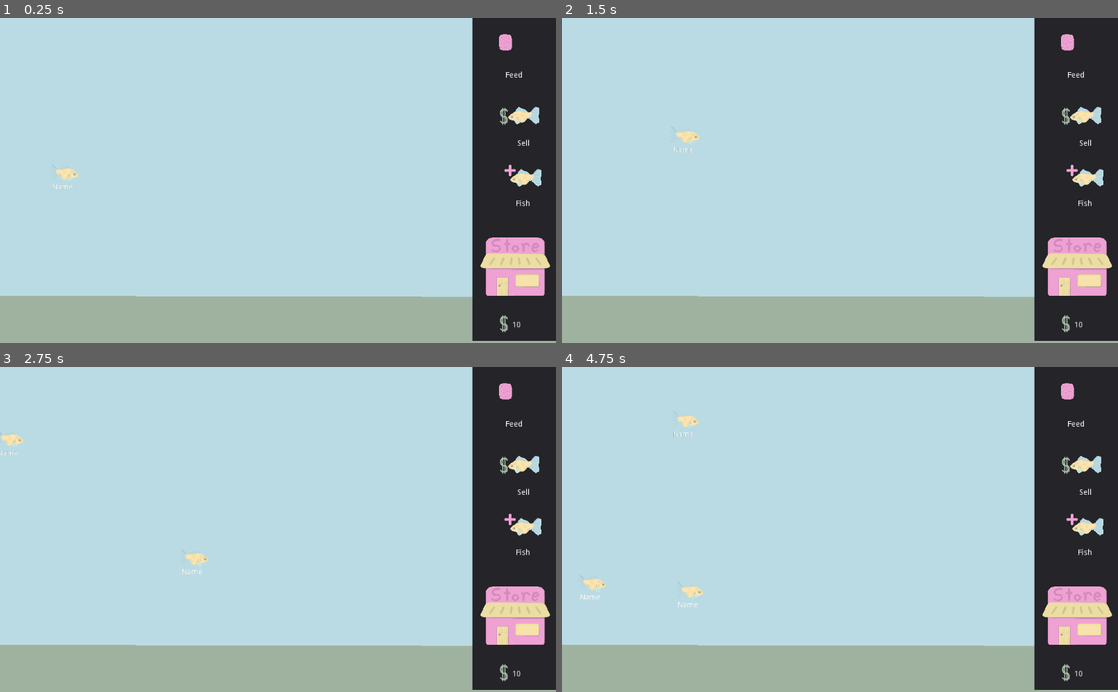
Above: before the commit, frames 1-4 (two rows, left to right).
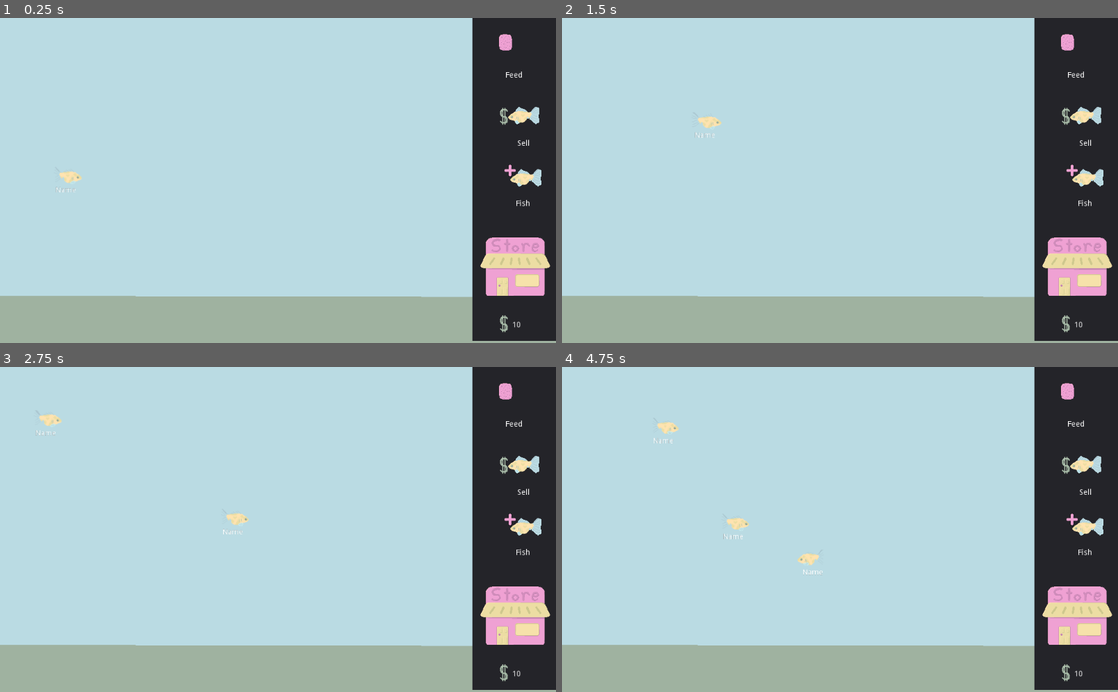
Above: after the commit, the same moments.

Repository: Struckdown/oohgamejam2020
Game: Godot game, scene res://Scenes/World.tscn
Same seed, same stepped clock (60 frames per second), same inputs: the game is played once before the commit and once after it.
Inputs:
- Up to frame 1 (0.25 s): no input
- Up to frame 2 (1.5 s): click "Feed" at 0.5 s; click "Sell" at 1.25 s
- Up to frame 3 (2.75 s): click "Fish" at 2 s
- Up to frame 4 (4.75 s): click "Feed" at 2.75 s; click "Sell" at 3.5 s; click "Fish" at 4.25 s

The runs differ from the first frame. In frame 1, 0.1% of the frame differs, in the area x 9-15%, y 46-54%; in frame 2, 0.2%; in frame 3, 0.5%; in frame 4, 0.7%, in the area x 3-47%, y 14-74%.

Commit message:
small change to stop fish swimming behind store

Diff:
--- a/src/Scripts/Fish.gd
+++ b/src/Scripts/Fish.gd
@@ -23,6 +23,7 @@
 		SPEED = 150
 	swim_direct_horizontal = 1
 	screen_size = get_viewport_rect().size
+	screen_size.x = 850
 	find_swim_location()
 	chase_flag = 0
 	$AnimatedSprite.play("swim")
